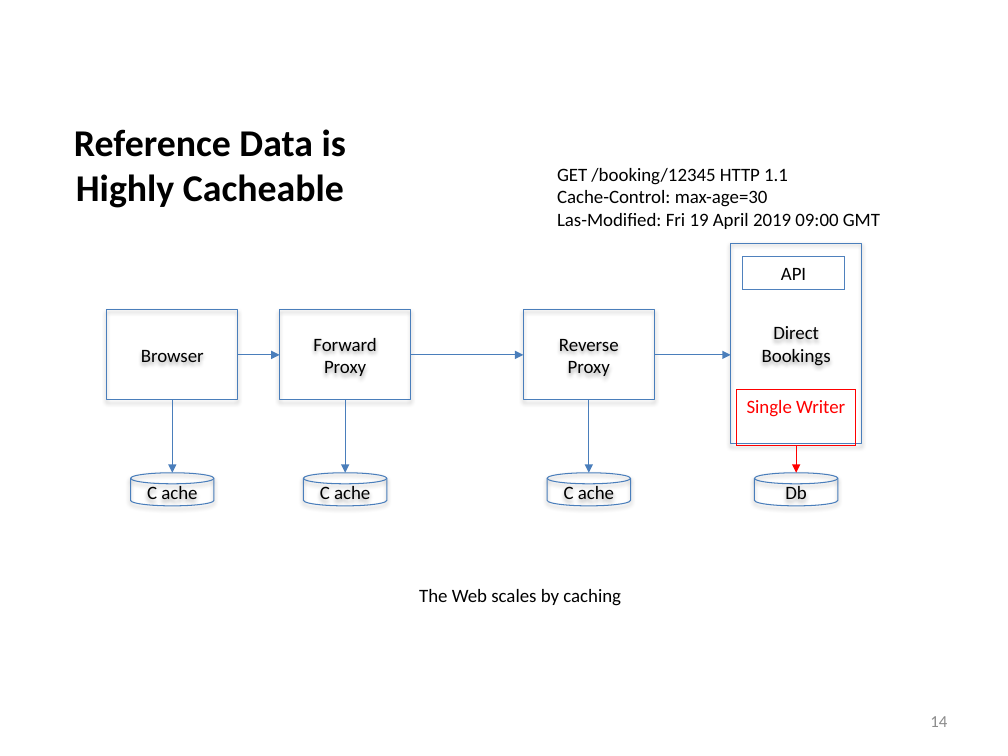
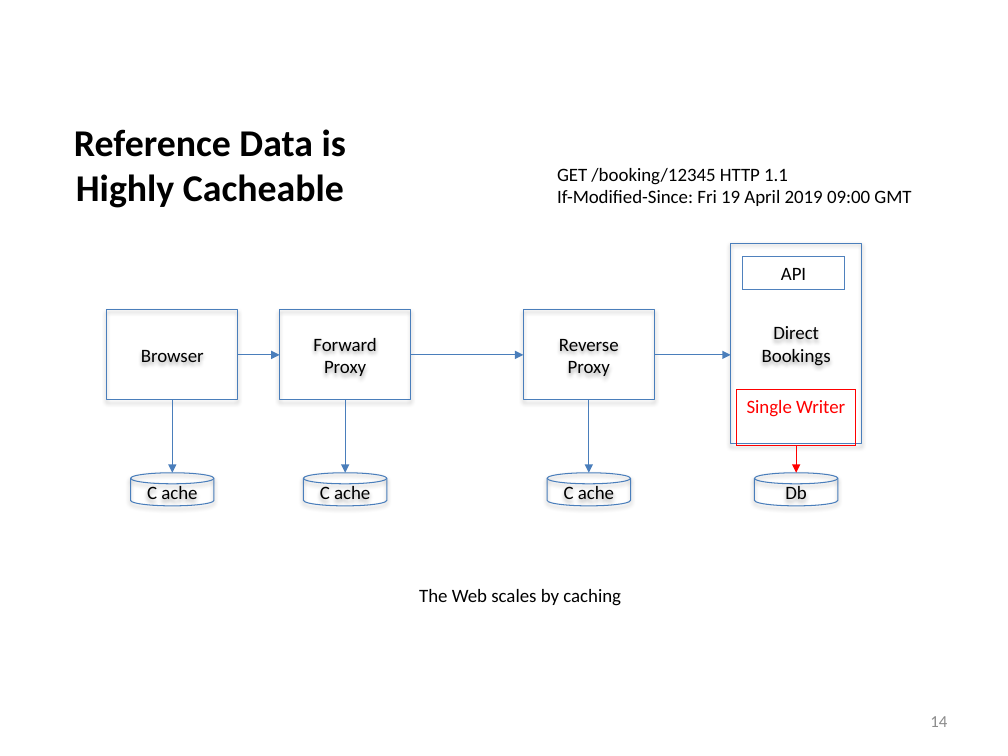
Before and after one commit to iancooper/Presentations, a slide deck: slide 14 of Practical Messaging - Day 2 New.pptx. Drawn at 1008x756 pixels with LibreOffice and Linux fonts; fonts in the diff are those of the drawing. Boxes give left, top, right and bottom in pixels: in the first picture for what was removed or moved away, otherwise in the second. Text is boxed around its words. In the diff, an @@ line names an element or a change of style, - is before the commit and + after.

```diff
--- a/Practical Messaging - Day 2 New.pptx
+++ b/Practical Messaging - Day 2 New.pptx
@@ text at box(557, 190, 911, 206): text changed @@
-Cache-Control: max-age=30
-Las-Modified: Fri 19 April 2019 09:00 GMT
+If-Modified-Since: Fri 19 April 2019 09:00 GMT
```
Also in this commit, not shown: 11 other slides changed, 1 other file.
